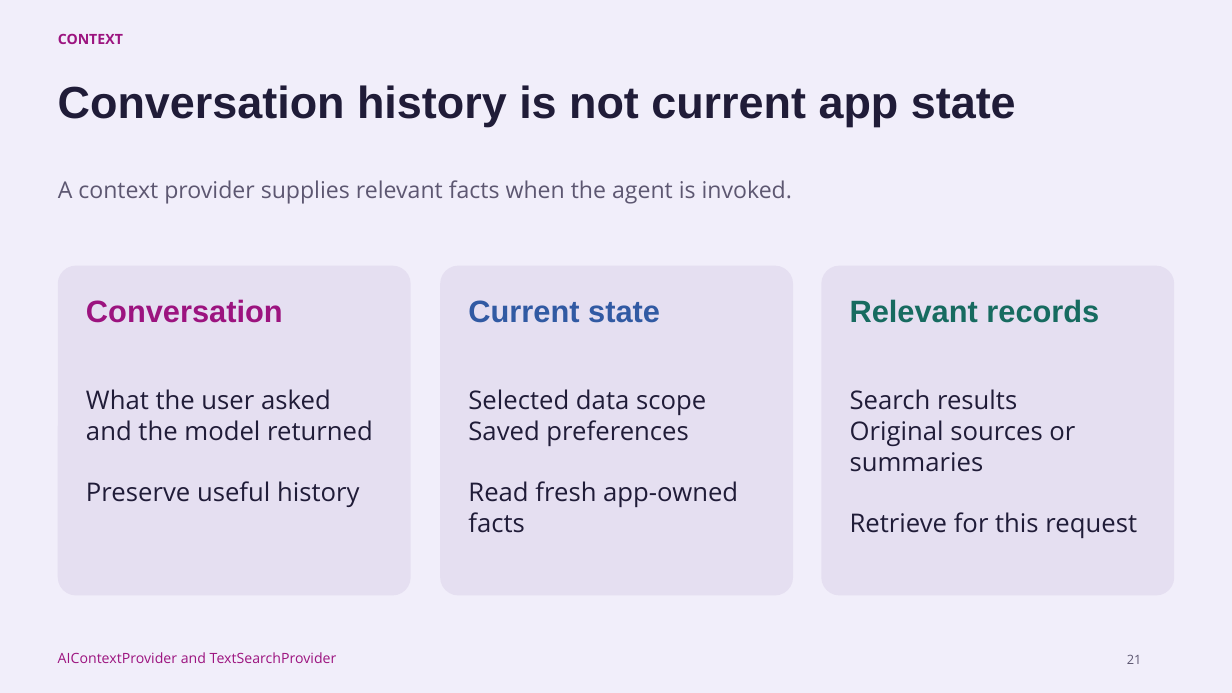
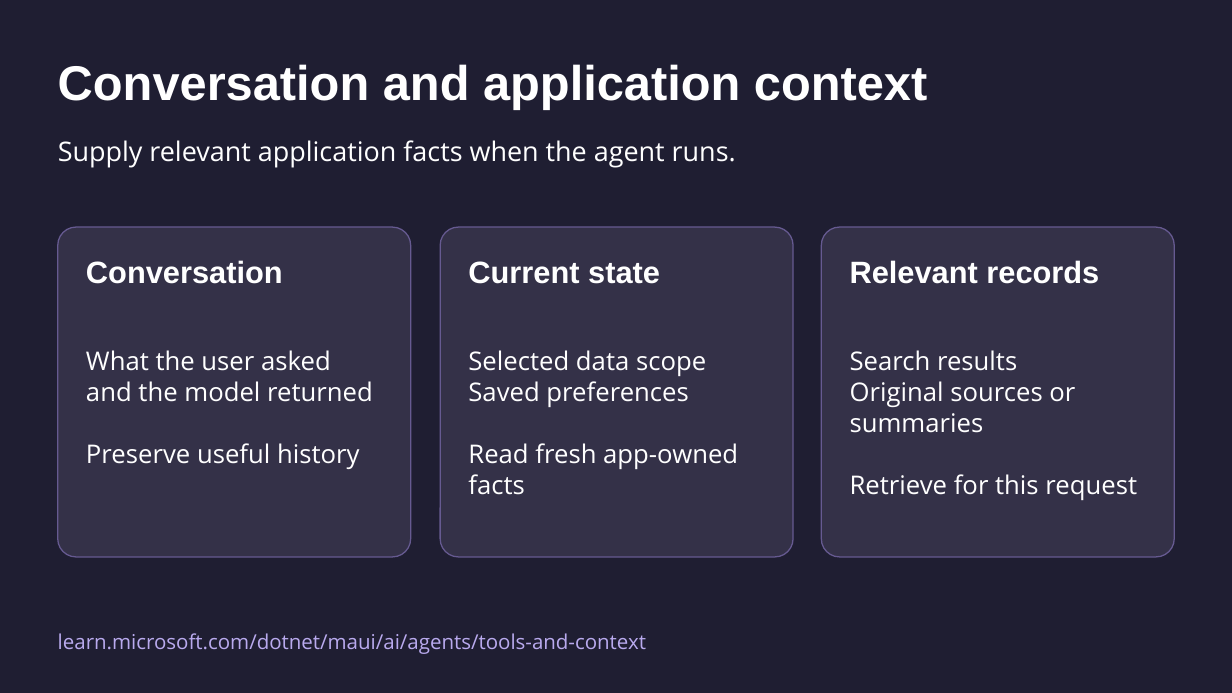
Before and after one commit to mattleibow/dotnetconf2026, a slide deck: slide 21 of slides.pptx. Drawn at 1232x693 pixels with LibreOffice and Linux fonts; fonts in the diff are those of the drawing. Boxes give left, top, right and bottom in pixels: in the first picture for what was removed or moved away, otherwise in the second. Text is boxed around its words. In the diff, an @@ line names an element or a change of style, - is before the commit and + after.

```diff
--- a/slides.pptx
+++ b/slides.pptx
@@ background #F1EEFA to #1F1E32 @@
@@ text removed at (58, 33, 123, 44) @@
-CONTEXT
@@ text at (58, 64, 927, 109): text changed; size 35 to 38 pt; text colour #201C38 to #FFFFFF @@
-Conversation history is not current app state
+Conversation and application context
@@ text at (58, 140, 736, 168): text changed; size 18 to 21 pt; text colour #5D5771 to #FFFFFF @@
-A context provider supplies relevant facts when the agent is invoked.
+Supply relevant application facts when the agent runs.
@@ 6 texts, 3 rounded rectangles: place and size @@
-6 texts, 3 rounded rectangles at (57, 266, 1175, 596)
+6 texts, 3 rounded rectangles at (57, 227, 1175, 557)
@@ fill #E5DFF1 to #343148; outline none to #665A91 1 pt in 3 elements at (57, 227, 410, 557), (440, 227, 793, 557), (822, 227, 1175, 557) @@
@@ text "Conversation" at (86, 260, 283, 284): text colour #9C137F to #FFFFFF @@
@@ text "Current state" at (468, 261, 660, 284): text colour #315AA3 to #FFFFFF @@
@@ text "Relevant records" at (850, 260, 1099, 284): text colour #176B60 to #FFFFFF @@
@@ text colour #201C38 to #FFFFFF in 3 elements at (86, 350, 373, 469), (468, 350, 738, 495), (850, 350, 1137, 500) @@
@@ text removed at (58, 652, 337, 663) @@
-AIContextProvider and TextSearchProvider
@@ text added at (58, 633, 646, 654), 16 pt, text #B9AAEE @@
+learn.microsoft.com/dotnet/maui/ai/agents/tools-and-context
@@ text removed at (1127, 655, 1142, 664) @@
-21
```
Also in this commit, not shown: 26 other slides changed, 8 slides added, 6 slides removed.
